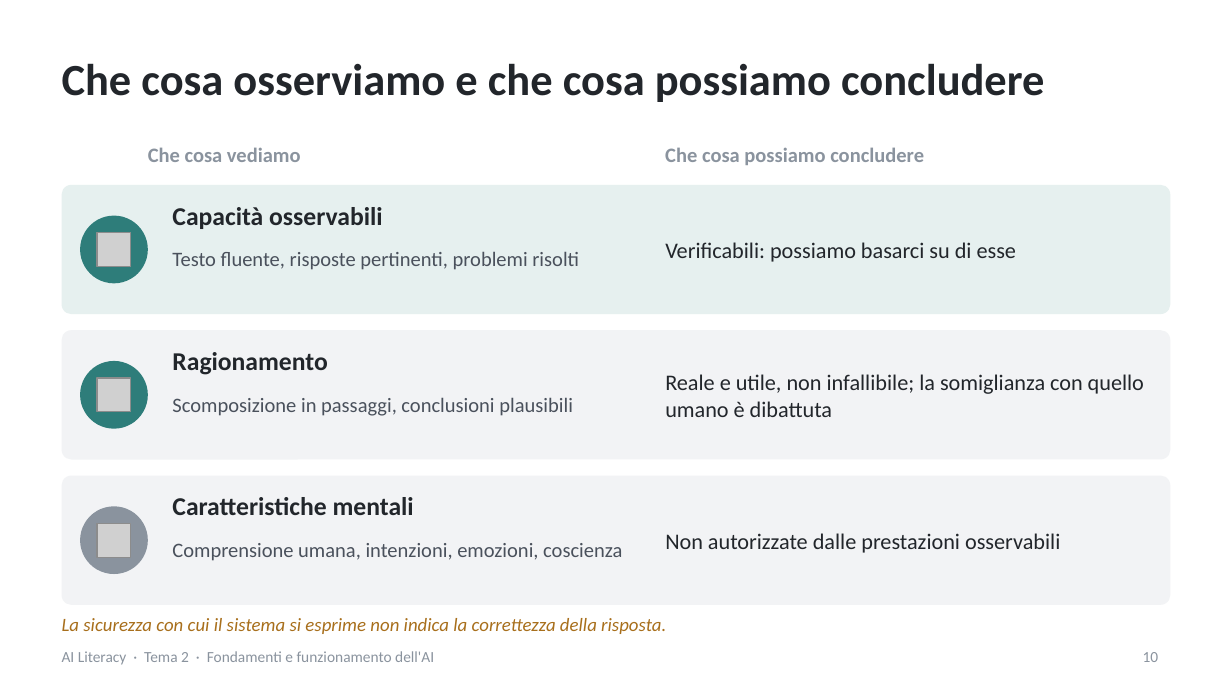
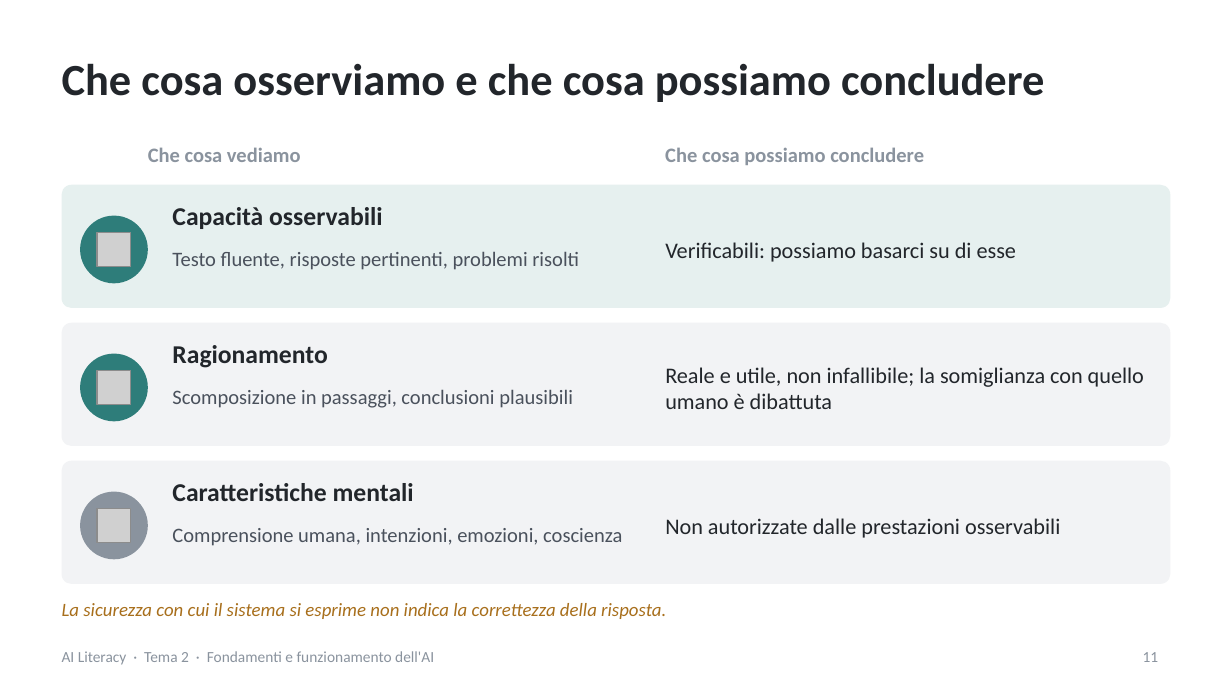
Before and after one commit to NetAi-IT/Formazione-AI-Literacy-Official, a slide deck: slide 11 of Base/Tema2_Fondamenti_e_funzionamento_AI.pptx (slide 10 before the commit). Drawn at 1232x693 pixels with LibreOffice and Linux fonts; fonts in the diff are those of the drawing; grey boxes stand for pictures. Boxes give left, top, right and bottom in pixels: in the first picture for what was removed or moved away, otherwise in the second. Text is boxed around its words. In the diff, an @@ line names an element or a change of style, - is before the commit and + after.

```diff
--- a/Base/Tema2_Fondamenti_e_funzionamento_AI.pptx
+++ b/Base/Tema2_Fondamenti_e_funzionamento_AI.pptx
@@ rounded rectangle: place and size @@
-rounded rectangle at [62, 185, 1170, 314]
+rounded rectangle at [62, 185, 1170, 308]
@@ rounded rectangle: place and size @@
-rounded rectangle at [62, 330, 1170, 460]
+rounded rectangle at [62, 323, 1170, 446]
@@ 2 texts, 1 picture, 1 ellipse: place and size @@
-2 texts, 1 picture, 1 ellipse at [80, 352, 1144, 429]
+2 texts, 1 picture, 1 ellipse at [80, 345, 1144, 421]
@@ text "Scomposizione in passaggi, conclusioni plausibili": place and size @@
-text "Scomposizione in passaggi, conclusioni plausibili" at [172, 397, 573, 416]
+text "Scomposizione in passaggi, conclusioni plausibili" at [172, 389, 573, 408]
@@ proportions changed in 3 elements at [62, 185, 1170, 308], [62, 323, 1170, 446], [62, 461, 1170, 584] @@
@@ rounded rectangle: place and size @@
-rounded rectangle at [62, 476, 1170, 605]
+rounded rectangle at [62, 461, 1170, 584]
@@ 3 texts, 1 picture, 1 ellipse: place and size @@
-3 texts, 1 picture, 1 ellipse at [80, 497, 1060, 574]
+3 texts, 1 picture, 1 ellipse at [80, 483, 1060, 559]
@@ text "La sicurezza con cui il ...": place and size @@
-text "La sicurezza con cui il ..." at [62, 618, 666, 634]
+text "La sicurezza con cui il ..." at [62, 603, 666, 619]
@@ page number at [1143, 652, 1159, 662]: text changed @@
-10
+11
```
Also in this commit, not shown: 6 other slides changed, 3 slides added, 9 other files.
